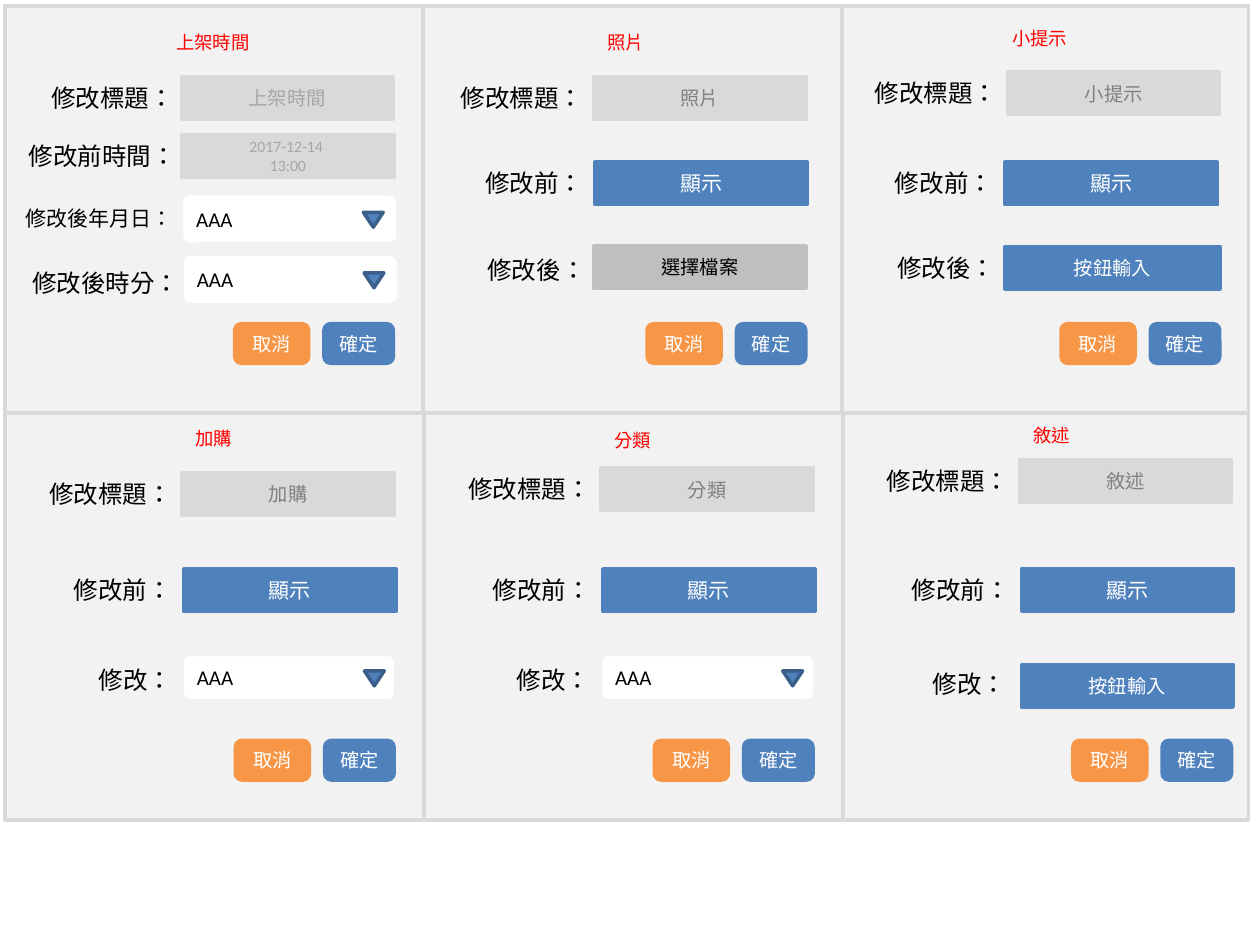
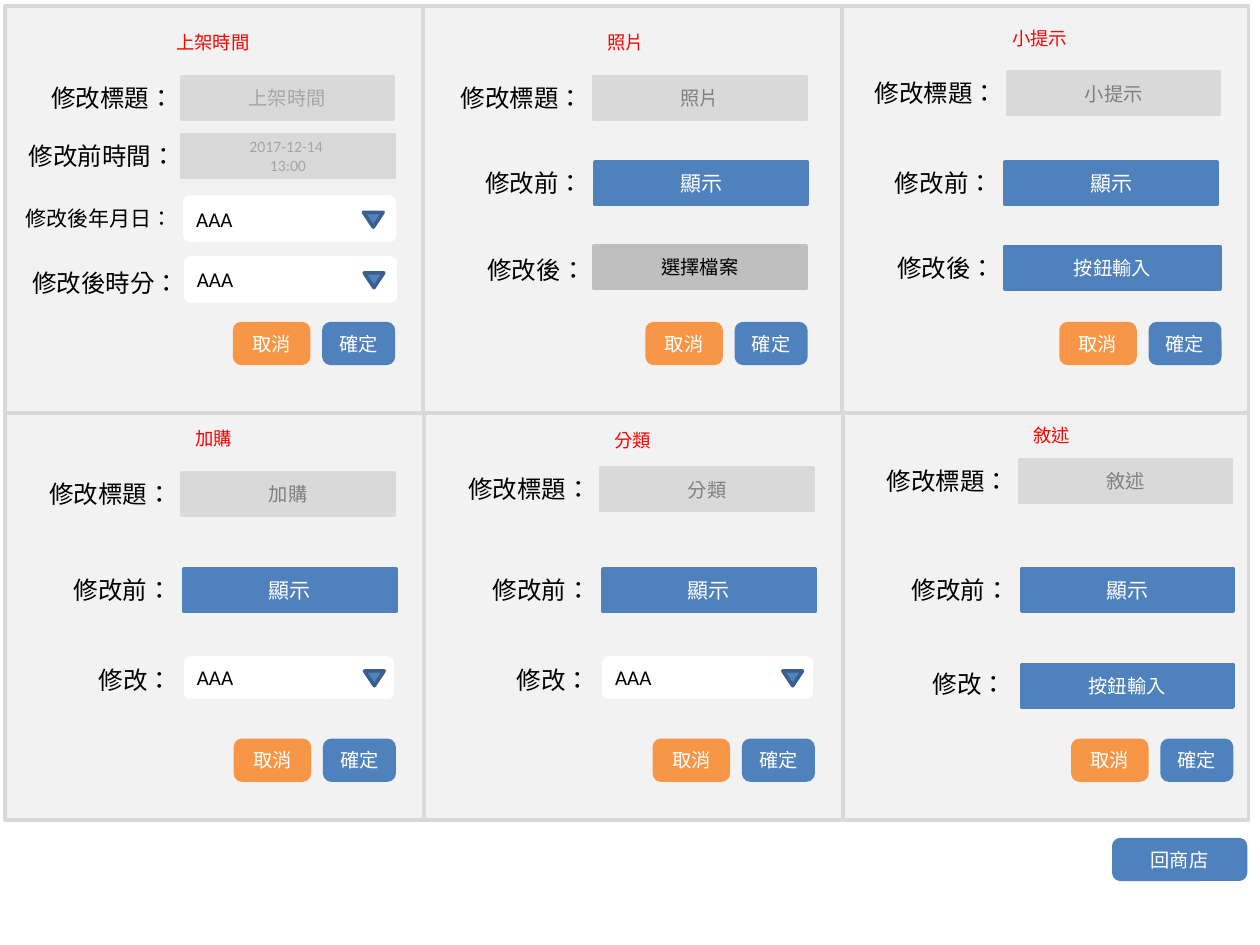
Before and after one commit to nexstar/XMind, a slide deck: slide 22 of 最終後台版型.pptx (slide 21 before the commit). Drawn at 1260x945 pixels with LibreOffice and Linux fonts; fonts in the diff are those of the drawing. Boxes give left, top, right and bottom in pixels: in the first picture for what was removed or moved away, otherwise in the second. Text is boxed around its words. In the diff, an @@ line names an element or a change of style, - is before the commit and + after.

```diff
--- a/最終後台版型.pptx
+++ b/最終後台版型.pptx
@@ rounded rectangle added at bbox=[1114, 839, 1246, 878], fill #4F81BD, outline #4F81BD 2 pt, 11 pt, text #FFFFFF @@
+回商店
```
Also in this commit, not shown: 2 other slides changed, 3 slides added.
